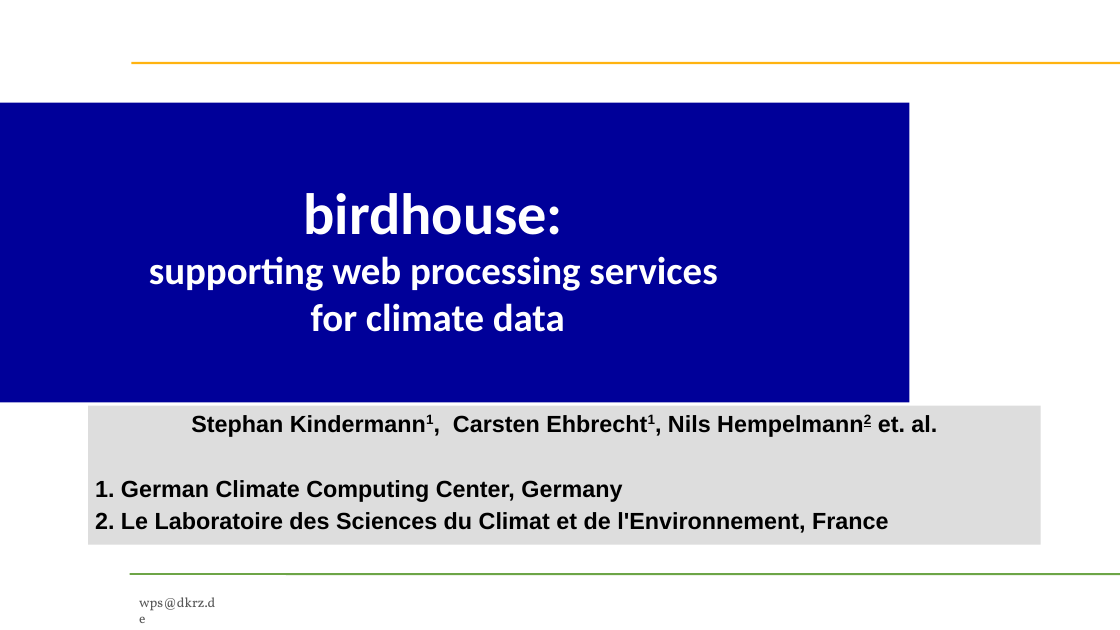
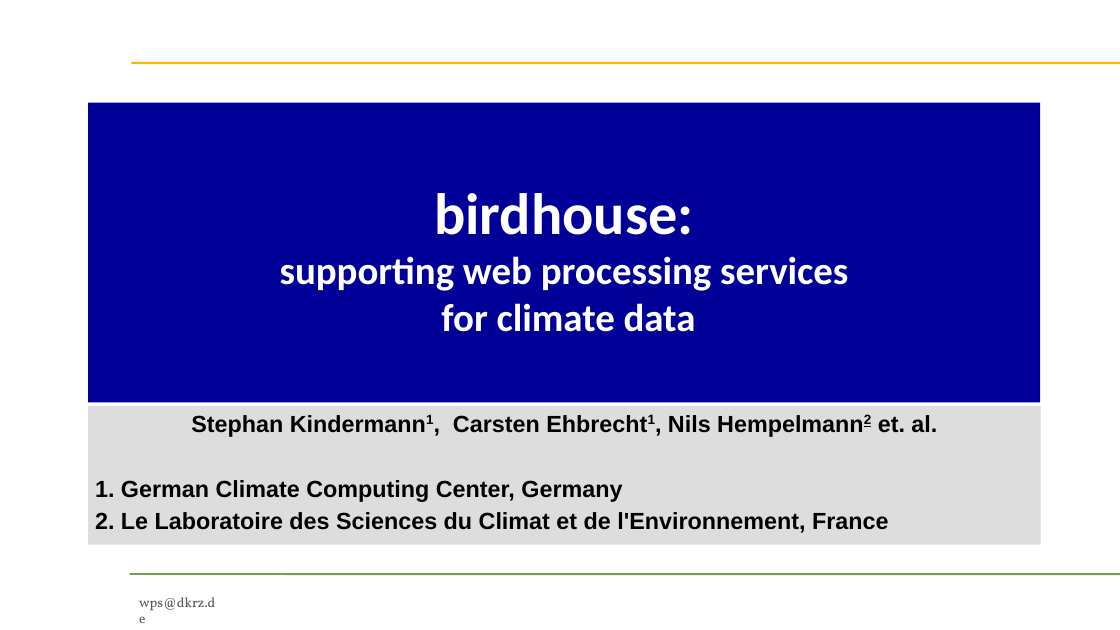
Before and after one commit to bird-house/birdhouse-docs, a slide deck: slide 1 of slides/birdhouse-esgf-f2f-2016/birdhouse-esgf-f2f-2016.odp. Drawn at 1120x630 pixels with LibreOffice and Linux fonts; fonts in the diff are those of the drawing; background and template pictures are left out. Boxes give left, top, right and bottom in pixels: in the first picture for what was removed or moved away, otherwise in the second. Text is boxed around its words. In the diff, an @@ line names an element or a change of style, - is before the commit and + after.

```diff
--- a/slides/birdhouse-esgf-f2f-2016/birdhouse-esgf-f2f-2016.odp
+++ b/slides/birdhouse-esgf-f2f-2016/birdhouse-esgf-f2f-2016.odp
@@ title "birdhouse: supporting web processing services ...": place and size @@
-title "birdhouse: supporting web processing services ..." at [0, 102, 909, 402]
+title "birdhouse: supporting web processing services ..." at [88, 102, 1040, 402]
```
Also in this commit, not shown: 5 other slides changed, 1 slide added, 1 slide removed.
